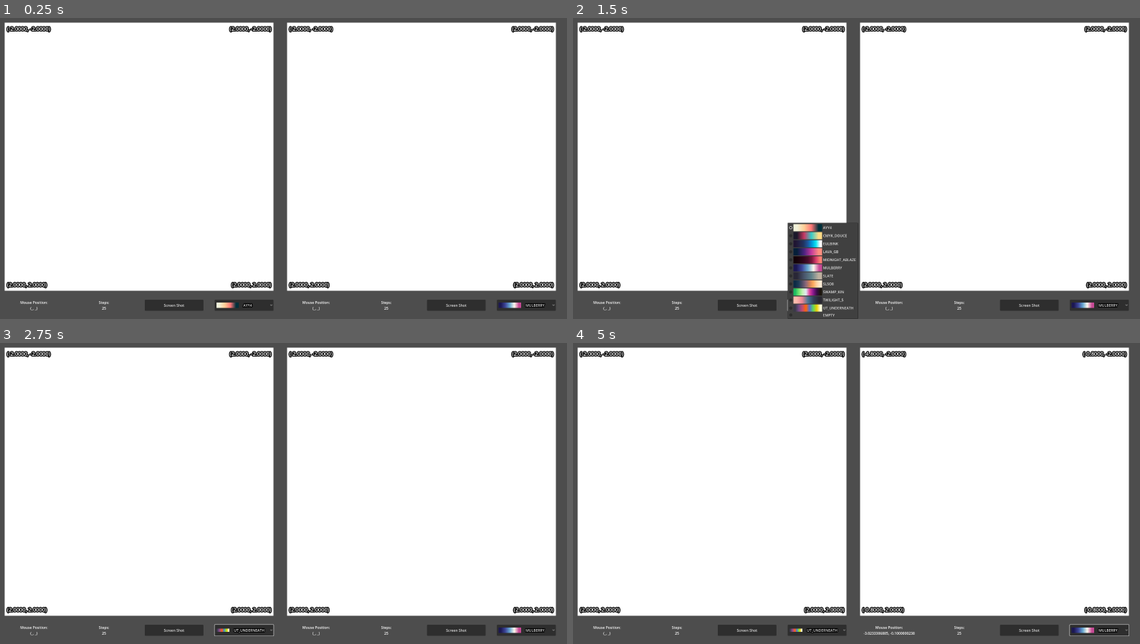
Above: before the commit, frames 1-4 (two rows, left to right).
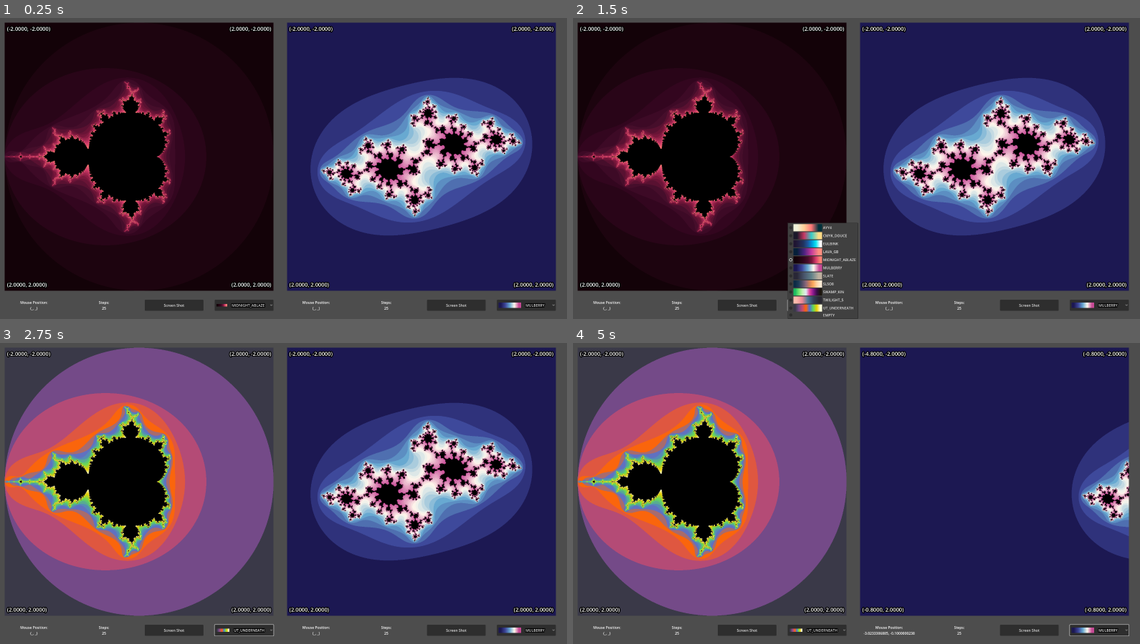
Above: after the commit, the same moments.

Repository: kirkatia98/mandelbrot
Game: Godot game, scene res://root.tscn
Same seed, same stepped clock (60 frames per second), same inputs: the game is played once before the commit and once after it.
Inputs (mouse positions are in pixels of both pictures, inside the frame that each line leads up to):
- Up to frame 1 (0.25 s): no input
- Up to frame 2 (1.5 s): click "Screen Shot" at 0.5 s; click (816, 303) at 1.25 s, where only the run before the commit has a clickable "AYY4"
- Up to frame 3 (2.75 s): click (243, 628) at 2 s, where only the run after the commit has a clickable "MIDNIGHT_ABLAZE"
- Up to frame 4 (5 s): click "UT_UNDERNEATH" at 2.75 s; click "MULBERRY" at 3.5 s; tap Enter at 4.25 s; move the mouse to (981, 475) at 4.27 s; hold Right (ui_right) from 4.28 s (still down); click (981, 475) at 4.42 s

The runs differ from the first frame. In frame 1, 84% of the frame differs, in the area x 0-99%, y 1-97%; in frame 2, 81%; in frame 3, 84%; in frame 4, 84%, in the area x 0-99%, y 1-91%.

Commit message:
remove fma command and initialize steps variable to fix webexport

Diff:
--- a/root.tscn
+++ b/root.tscn
@@ -3,7 +3,7 @@
 [ext_resource type="PackedScene" uid="uid://ctmsc8syid57c" path="res://fractal/fractal.tscn" id="2_45h1s"]
 [ext_resource type="Shader" path="res://fractal/shader_code/julia.gdshader" id="2_on53s"]
 [ext_resource type="Shader" path="res://fractal/shader_code/mandlebrot.gdshader" id="3_6eo24"]
-[ext_resource type="Texture2D" uid="uid://6wkpxm0ouq8a" path="res://palette/textures/ayy4-1x.png" id="3_qpl6f"]
+[ext_resource type="Texture2D" uid="uid://bfmu24sbh31lw" path="res://palette/textures/midnight-ablaze-1x.png" id="3_s6hs8"]
 [ext_resource type="Texture2D" uid="uid://brypg8muysawd" path="res://palette/textures/mulberry-1x.png" id="5_cjykk"]
 
 [sub_resource type="ShaderMaterial" id="ShaderMaterial_vfymx"]
@@ -11,7 +11,7 @@
 shader_parameter/debug = null
 shader_parameter/rect_position = Vector2(-2, -2)
 shader_parameter/rect_size = Vector2(4, 4)
-shader_parameter/palette_image = ExtResource("3_qpl6f")
+shader_parameter/palette_image = ExtResource("3_s6hs8")
 
 [sub_resource type="ShaderMaterial" id="ShaderMaterial_r5ea2"]
 shader = ExtResource("2_on53s")
@@ -49,7 +49,9 @@
 [node name="Mandelbrot" parent="MarginContainer/HBoxContainer" instance=ExtResource("2_45h1s")]
 layout_mode = 2
 size_flags_horizontal = 3
+palette = 4
 shader_material = SubResource("ShaderMaterial_vfymx")
+palette_image = ExtResource("3_s6hs8")
 
 [node name="Julia" parent="MarginContainer/HBoxContainer" instance=ExtResource("2_45h1s")]
 layout_mode = 2
Not shown, changed: fractal/shader_code/lib.gdshaderinc
